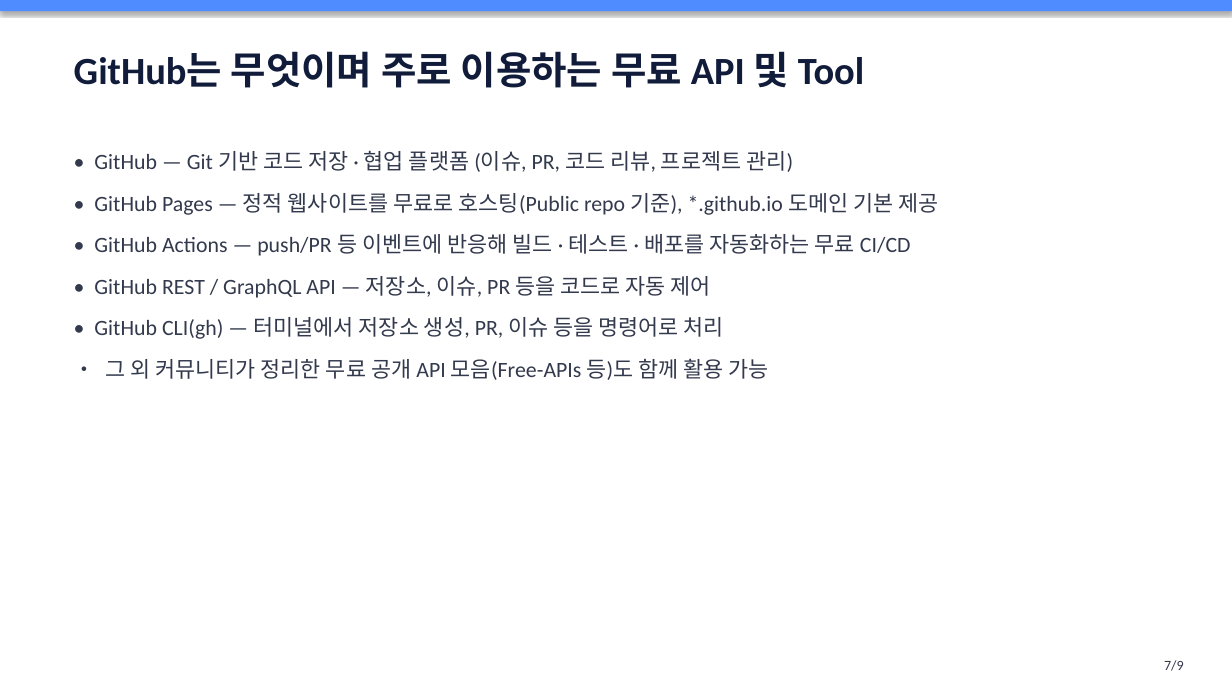
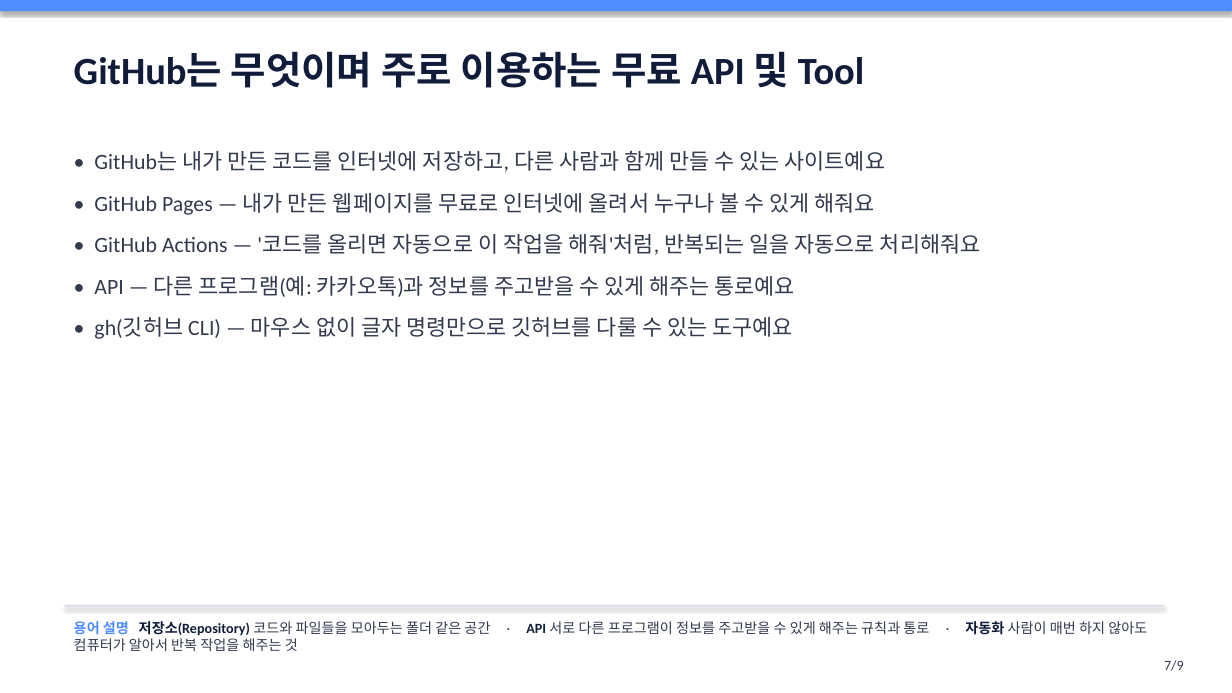
Before and after one commit to oysking55-ctrl/pt-agent, a slide deck: slide 7 of docs/01-visual-studio-agent/slides.pptx. Drawn at 1232x693 pixels with LibreOffice and Linux fonts; fonts in the diff are those of the drawing. Boxes give left, top, right and bottom in pixels: in the first picture for what was removed or moved away, otherwise in the second. Text is boxed around its words. In the diff, an @@ line names an element or a change of style, - is before the commit and + after.

```diff
--- a/docs/01-visual-studio-agent/slides.pptx
+++ b/docs/01-visual-studio-agent/slides.pptx
@@ text at bbox=[94, 151, 980, 339]: text changed @@
-• GitHub — Git 기반 코드 저장 · 협업 플랫폼 (이슈, PR, 코드 리뷰, 프로젝트 관리)
-• GitHub Pages — 정적 웹사이트를 무료로 호스팅(Public repo 기준), *.github.io 도메인 기본 제공
-• GitHub Actions — push/PR 등 이벤트에 반응해 빌드 · 테스트 · 배포를 자동화하는 무료 CI/CD
-• GitHub REST / GraphQL API — 저장소, 이슈, PR 등을 코드로 자동 제어
-• GitHub CLI(gh) — 터미널에서 저장소 생성, PR, 이슈 등을 명령어로 처리
-• 그 외 커뮤니티가 정리한 무료 공개 API 모음(Free-APIs 등)도 함께 활용 가능
+• GitHub는 내가 만든 코드를 인터넷에 저장하고, 다른 사람과 함께 만들 수 있는 사이트예요
+• GitHub Pages — 내가 만든 웹페이지를 무료로 인터넷에 올려서 누구나 볼 수 있게 해줘요
+• GitHub Actions — '코드를 올리면 자동으로 이 작업을 해줘'처럼, 반복되는 일을 자동으로 처리해줘요
+• API — 다른 프로그램(예: 카카오톡)과 정보를 주고받을 수 있게 해주는 통로예요
+• gh(깃허브 CLI) — 마우스 없이 글자 명령만으로 깃허브를 다룰 수 있는 도구예요
@@ rectangle added at bbox=[65, 605, 1165, 607], fill #D8DCE6 @@
@@ text added at bbox=[74, 621, 1147, 636], 11 pt, text #333A4D @@
+용어 설명 저장소(Repository) 코드와 파일들을 모아두는 폴더 같은 공간 · API 서로 다른 프로그램이 정보를 주고받을 수 있게 해주는 규칙과 통로 · 자동화 사람이 매번 하지 않아도 컴퓨터가 알아서 반복 작업을 해주는 것
```
Also in this commit, not shown: 7 other slides changed, 1 slide added, 1 slide removed, 5 other files.
